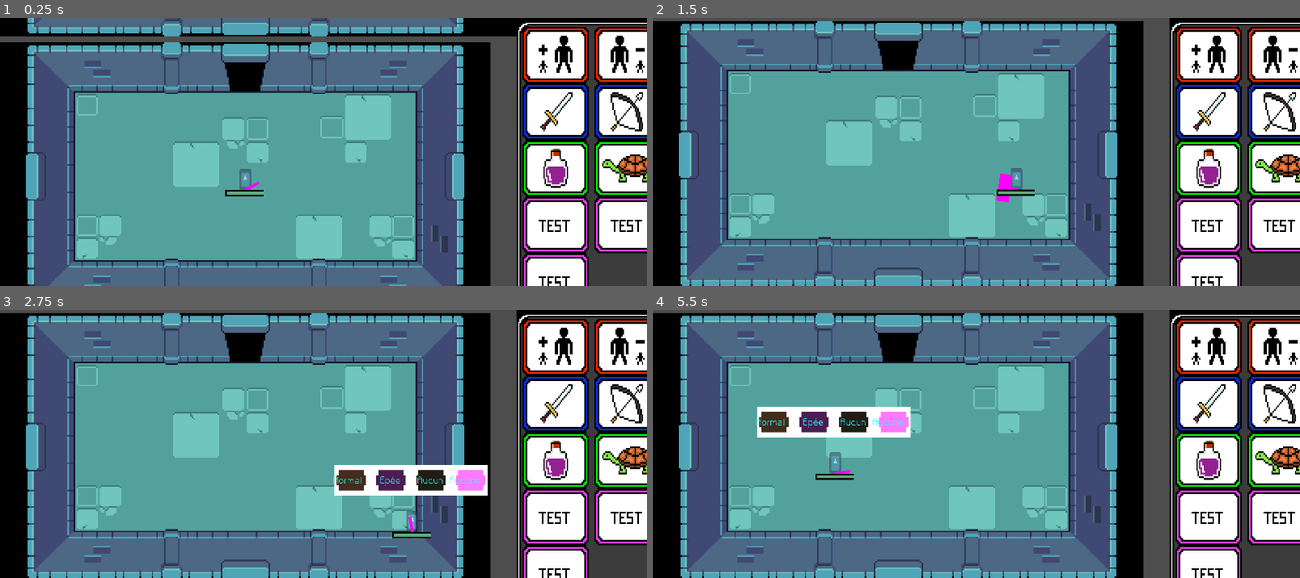
Above: before the commit, frames 1-4 (two rows, left to right).
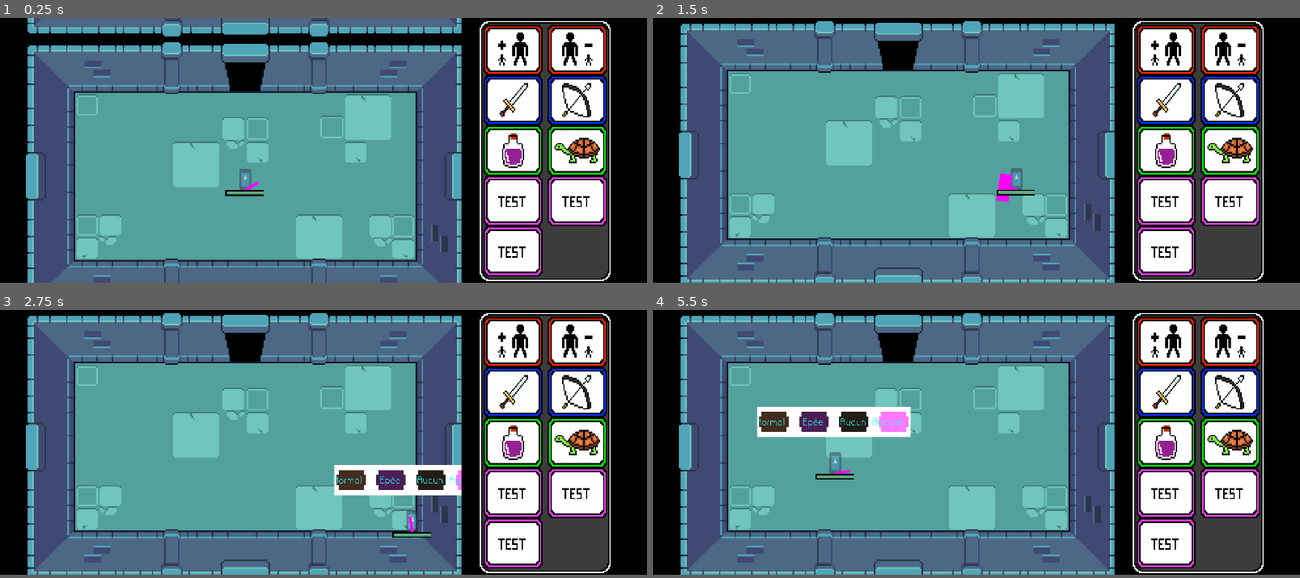
Above: after the commit, the same moments.

Repository: Lmorder2/Game-Jam---Max-Pierre-Arthur-Thomas
Game: Godot game, scene res://world.tscn
Same seed, same stepped clock (60 frames per second), same inputs: the game is played once before the commit and once after it. The engine's default icon, where the game draws it, is replaced by a stand-in: a white triangle on a blue panel in a dark square.
Inputs (mouse positions are in pixels of both pictures, inside the frame that each line leads up to):
- Up to frame 1 (0.25 s): no input
- Up to frame 2 (1.5 s): move the mouse to (1118, 138) at 0.52 s; hold Right (ui_right) 0.53-1.28 s; hold Alt (alt) 0.53-1.28 s; move the mouse to (847, 165) at 1.27 s; hold Down (ui_down) from 1.28 s (still down); click (847, 165) at 1.35 s
- Up to frame 3 (2.75 s): tap Alt (alt) at 1.55 s; move the mouse to (388, 385) at 2.02 s; release Down (ui_down) at 2.03 s; hold Right (ui_right) from 2.03 s (still down); hold Alt (alt) from 2.03 s (still down)
- Up to frame 4 (5.5 s): move the mouse to (944, 497) at 2.77 s; release Right (ui_right) at 2.78 s; release Alt (alt) at 2.78 s; hold Up (ui_up) 2.78-3.53 s; tap Alt (alt) at 2.85, 4.35 s; move the mouse to (1170, 484) at 3.52 s; hold Alt (alt) 3.53-4.28 s; hold Left (ui_left) 3.53-5.03 s; click (1170, 484) at 3.6 s; move the mouse to (782, 403) at 4.27 s; move the mouse to (1008, 444) at 5.02 s; hold Down (ui_down) from 5.03 s (still down); hold Alt (alt) from 5.03 s (still down)
In our replay, the window is 800x332 before the commit and 800x328 after it. These sizes can differ from the game's own. Grey fills any space a smaller window leaves; there, only what the larger window draws over its background counts as a difference.

The runs differ from the first frame. In frame 1, 22% of the frame differs, in the area x 0-100%, y 0-100%; in frame 2, 22%; in frame 3, 23%; in frame 4, 22%.

Commit message:
hud fini

Diff:
--- a/project.godot
+++ b/project.godot
@@ -22,7 +22,7 @@
 [display]
 
 window/size/viewport_width=422
-window/size/viewport_height=176
+window/size/viewport_height=174
 window/size/window_width_override=1280
 window/size/window_height_override=720
 window/stretch/mode="canvas_items"
@@ -44,15 +44,6 @@
 "events": [Object(InputEventMouseButton,"resource_local_to_scene":false,"resource_name":"","device":-1,"window_id":0,"a …(259 unchanged characters)…
 ]
 }
-"Dégats test +"={
-"deadzone": 0.2,
-"events": [Object(InputEventKey,"resource_local_to_scene":false,"resource_name":"","device":-1,"window_id":0,"alt_pressed":false,"shift_pressed":false,"ctrl_pressed":false,"meta_pressed":false,"pressed":false,"keycode":0,"physical_keycode":4194437,"key_label":0,"unicode":43,"location":0,"echo":false,"script":null)
-]
-}
-"dégâts test -"={
-"deadzone": 0.2,
-"events": []
-}
 "Damage test +"={
 "deadzone": 0.2,
 "events": [Object(InputEventKey,"resource_local_to_scene":false,"resource_name":"","device":-1,"window_id":0,"alt_press …(196 unchanged characters)…
@@ -62,6 +53,15 @@
 "deadzone": 0.2,
 "events": [Object(InputEventKey,"resource_local_to_scene":false,"resource_name":"","device":-1,"window_id":0,"alt_press …(196 unchanged characters)…
 ]
+}
+"Dégats test +"={
+"deadzone": 0.2,
+"events": [Object(InputEventKey,"resource_local_to_scene":false,"resource_name":"","device":-1,"window_id":0,"alt_pressed":false,"shift_pressed":false,"ctrl_pressed":false,"meta_pressed":false,"pressed":false,"keycode":0,"physical_keycode":4194437,"key_label":0,"unicode":43,"location":0,"echo":false,"script":null)
+]
+}
+"dégâts test -"={
+"deadzone": 0.2,
+"events": []
 }
 kill_mobs={
 "deadzone": 0.2,
@@ -77,3 +77,4 @@
 [rendering]
 
 textures/canvas_textures/default_texture_filter=0
+environment/defaults/default_clear_color=Color(0, 0, 0, 1)
--- a/scenes/hud.tscn
+++ b/scenes/hud.tscn
@@ -14,9 +14,9 @@
 [node name="Control" type="CanvasLayer"]
 
 [node name="TextureRect2" type="TextureRect" parent="."]
-offset_left = 337.0
+offset_left = 301.0
 offset_top = -219.0
-offset_right = 570.0
+offset_right = 534.0
 offset_bottom = 504.0
 texture = ExtResource("1_mphia")
 
@@ -27,13 +27,13 @@
 anchor_top = 0.5
 anchor_right = 1.24
 anchor_bottom = 0.5
-offset_left = -186.28
-offset_top = -86.5
-offset_right = -84.2801
-offset_bottom = 115.5
+offset_left = -211.28
+offset_top = -86.0
+offset_right = -109.28
+offset_bottom = 116.0
 grow_horizontal = 0
 grow_vertical = 2
-scale = Vector2(0.96, 0.96)
+scale = Vector2(0.855, 0.855)
 texture = ExtResource("1_0i1j5")
 stretch_mode = 3
 
Not shown: 1 places in room_bottom_right_left.tscn that only renumber resources
Not shown: 2 places in world.tscn that only renumber resources
